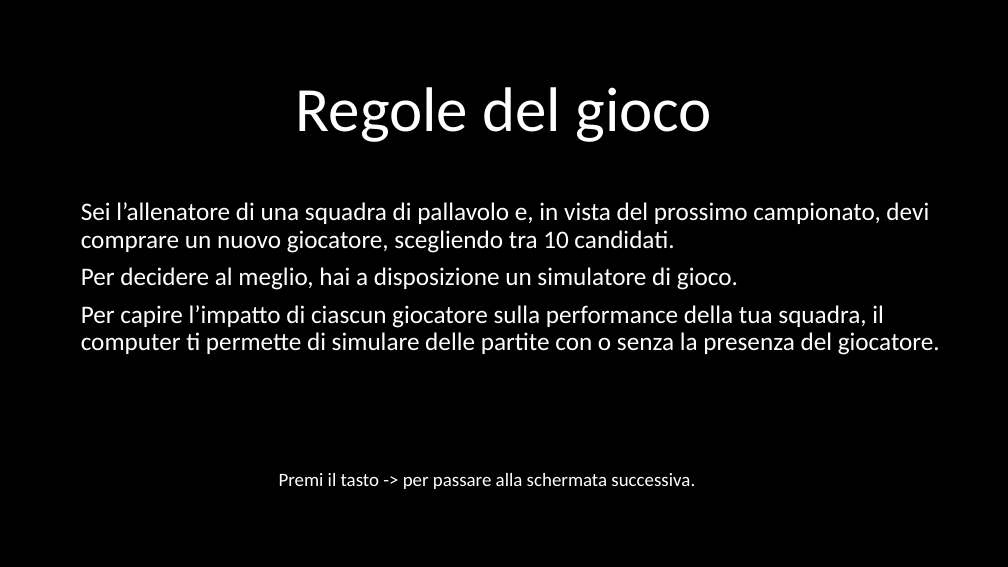
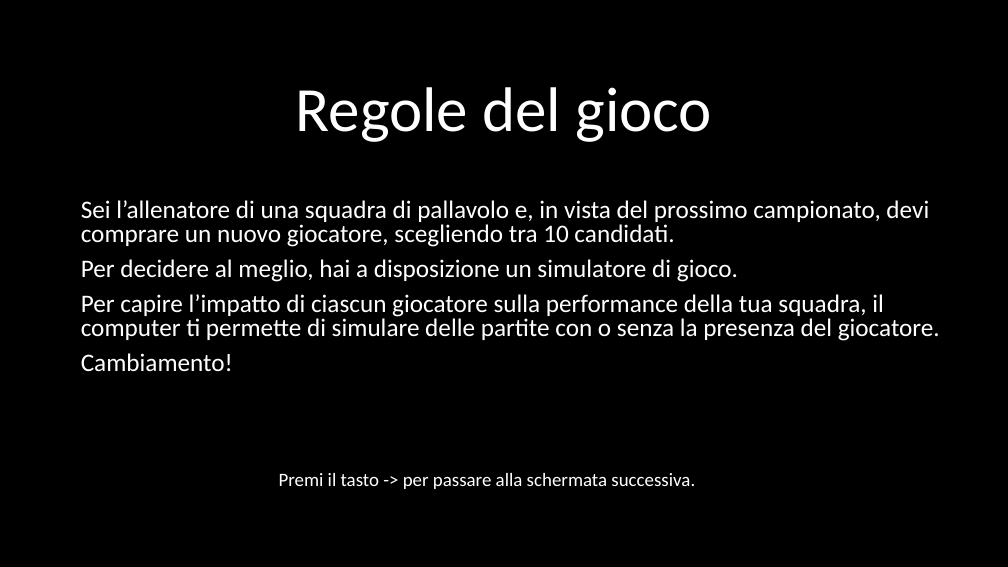
Before and after one commit to martina-p/volleyball-task, a slide deck: slide 1 of instructions-to-be-modified/instructions-to-be-modified.pptx. Drawn at 1008x567 pixels with LibreOffice and Linux fonts; fonts in the diff are those of the drawing. Boxes give left, top, right and bottom in pixels: in the first picture for what was removed or moved away, otherwise in the second. Text is boxed around its words. In the diff, an @@ line names an element or a change of style, - is before the commit and + after.

Commit message:
modify slides

```diff
--- a/instructions-to-be-modified/instructions-to-be-modified.pptx
+++ b/instructions-to-be-modified/instructions-to-be-modified.pptx
@@ subtitle at bbox=[81, 200, 940, 341]: line spacing 0.9 to 0.8 @@
@@ subtitle at bbox=[81, 353, 233, 372]: paragraph added @@
+Cambiamento!
```
Also in this commit, not shown: 1 other file.
